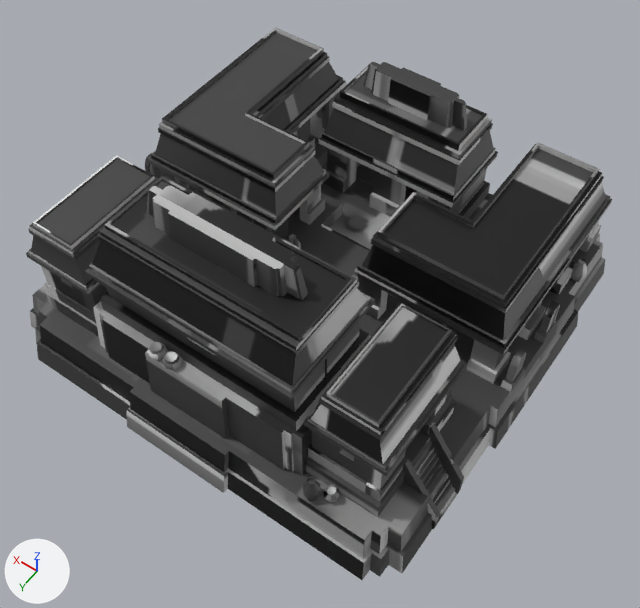
Before and after pictures for a commit that changed the COLLADA model art/meshes/structural/maya_protoclassic/palacio.dae.
Both versions are drawn from a 50 mm lens placed at (-20.9, 29.5, 44.8), pointed at (-2.2, 3.2, 3.5). The lights are fixed; the arrows at lower left show +X, +Y and +Z. Vertices at the same position are counted once.

In view in the first picture: 'palace_1'.
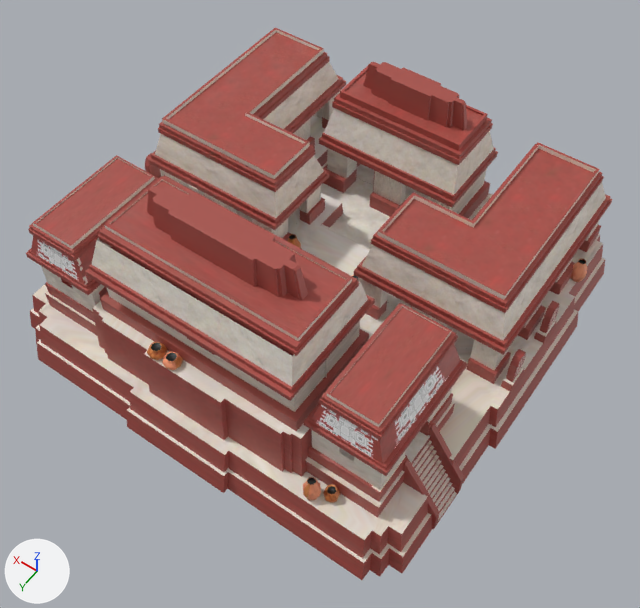
Diff of the bpy script that builds the scene:
```diff
--- a/art/meshes/structural/maya_protoclassic/palacio.dae.py
+++ b/art/meshes/structural/maya_protoclassic/palacio.dae.py
@@ img_maya_protoclassic_struct_png @@
+img_maya_protoclassic_struct_png = load_image('maya_protoclassic_struct.png', '../../../textures/skins/structural/maya_protoclassic_struct.png', 2048, 1024, 'sRGB')
@@ mat_textura_finais_maia_010 @@
 mat_textura_finais_maia_010 = principled_material('TEXTURA_FINAIS_MAIA_010')
-mat_textura_finais_maia_010.texture = img_palacio_png
+mat_textura_finais_maia_010.texture = img_maya_protoclassic_struct_png
@@ me_cubo_448 @@
 # used by ob_palace_1; location = (0.0, 0.0, 0.0)
-me_cubo_448.from_pydata(...)  # 3021 vertices, 4744 faces; spans x -14.6..14.2, y -14.2..14.5, z -1.0..13.6
+me_cubo_448.from_pydata(...)  # 3025 vertices, 4762 faces; spans x -14.6..14.2, y -14.2..14.5, z -1.0..13.6
+# me_cubo_448 part 1
+# 3 vertices are removed from x -6.9..6.4, y 5.1..12.2, z 5.7
+# 31 faces are deleted
+# 20 vertices in x -7.5..7.1, y 12.1..13.0, z 2.2..5.7 move by (0.0, 0.1, 0.0)
+# 7 vertices in x -7.5..7.2, y 5.0..5.2, z 2.2..5.7 move by (0.0, -0.2, 0.0)
+# 3 vertices in x -7.0..6.7, y 3.6..6.2, z 2.2..11.2 move by (0.0, -0.3, 0.0)
+# 15 vertices move from x -10.2..6.5, y 4.9..12.6, z 2.2..11.2 to x -11.7..6.5, y 4.8..12.6, z 2.2..11.2
+# 7 vertices are added at x -6.9..10.1, y 4.7..12.4, z 2.8..6.4
+# 49 new faces join them
+# me_cubo_448 part 2: 4709 kept faces spanning x -14.6..14.2, y -14.2..14.5, z -1.0..13.6 get new texture (UV) coordinates
 me_cubo_448.materials.append(mat_textura_finais_maia_010)
```

Where the change shows, as pixel boxes [x1, y1, x2, y2] in the pictures (640 x 608 px):
'palace_1', surface changed, reshaped (grey to brown)
    both: [26, 28, 612, 580]
part 1 of me_cubo_448, built on
    before: [92, 241, 371, 476]
    after: [92, 238, 373, 477]
part 2 of me_cubo_448, surface changed (grey to brown)
    both: [26, 28, 612, 580]
